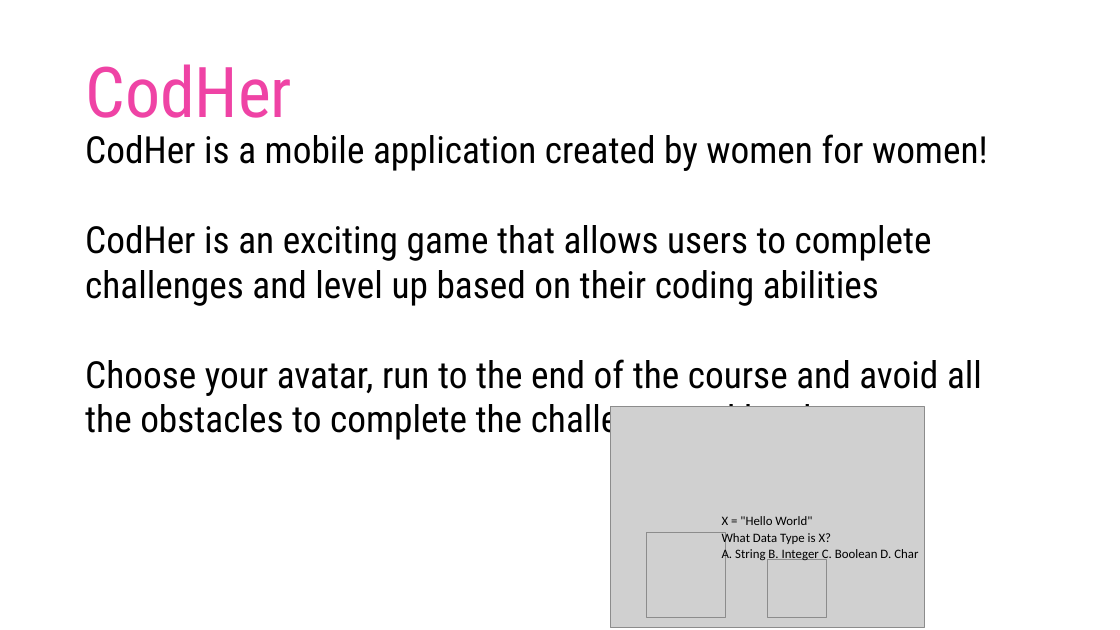
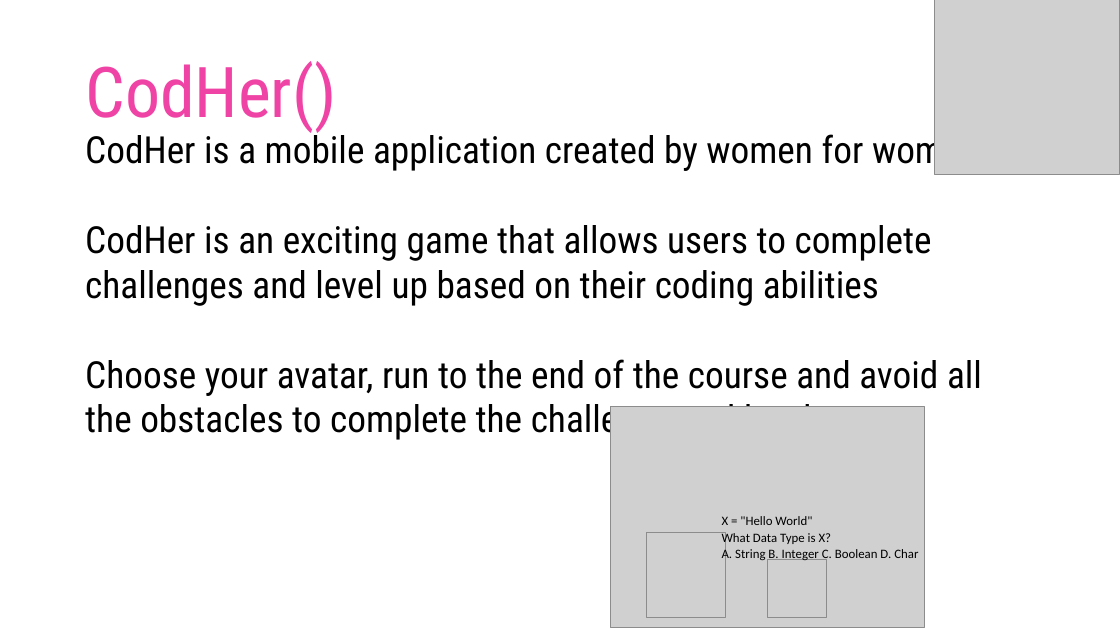
Before and after one commit to dashn98/SheInnovates19, a slide deck: slide 2 of SheInnovates19 Presentation.pptx. Drawn at 1120x630 pixels with LibreOffice and Linux fonts; fonts in the diff are those of the drawing; grey boxes stand for pictures; background and template pictures are left out. Boxes give left, top, right and bottom in pixels: in the first picture for what was removed or moved away, otherwise in the second. Text is boxed around its words. In the diff, an @@ line names an element or a change of style, - is before the commit and + after.

```diff
--- a/SheInnovates19 Presentation.pptx
+++ b/SheInnovates19 Presentation.pptx
@@ picture added at box(935, 0, 1120, 174) @@
@@ title at box(85, 61, 336, 133): text changed @@
-CodHer
+CodHer()
```
Also in this commit, not shown: 5 other slides changed.
